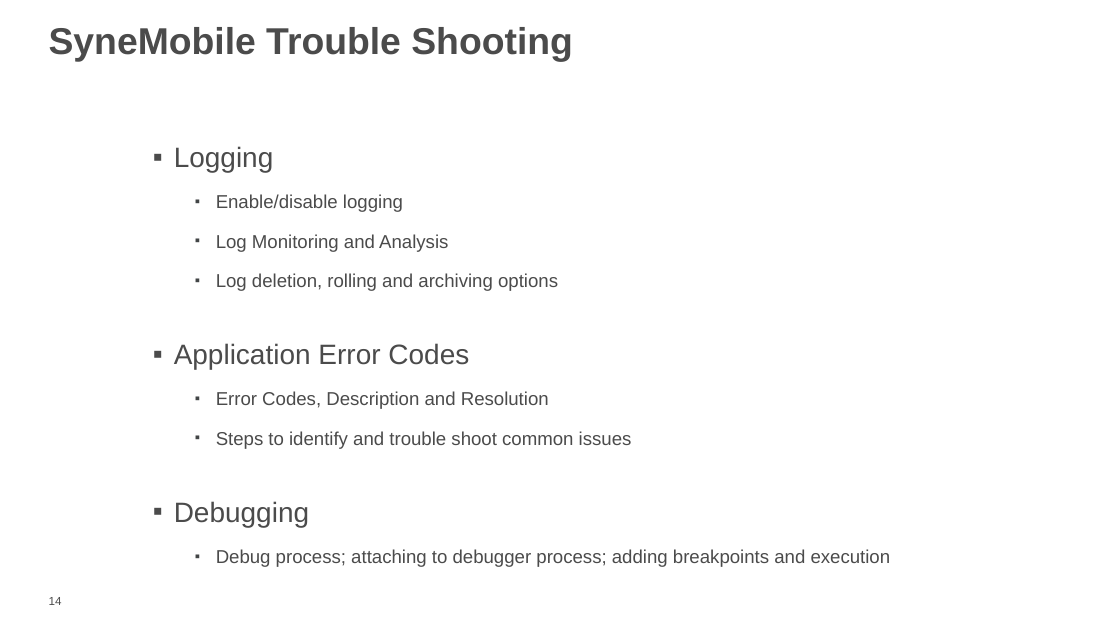
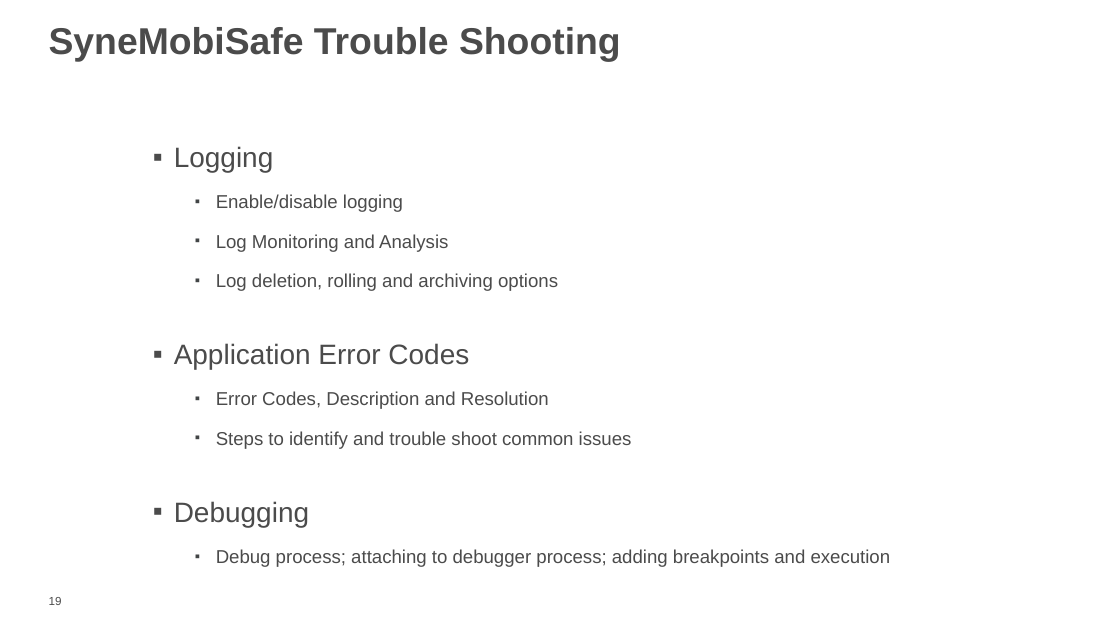
Before and after one commit to vishal1785/TestDemo, a slide deck: slide 19 of 1lb/from Asma/training/OnShore_Training_Vishal_Bhardwaj.pptx (slide 14 before the commit). Drawn at 1120x630 pixels with LibreOffice and Linux fonts; fonts in the diff are those of the drawing; background and template pictures are left out. Boxes give left, top, right and bottom in pixels: in the first picture for what was removed or moved away, otherwise in the second. Text is boxed around its words. In the diff, an @@ line names an element or a change of style, - is before the commit and + after.

```diff
--- a/1lb/from Asma/training/OnShore_Training_Vishal_Bhardwaj.pptx
+++ b/1lb/from Asma/training/OnShore_Training_Vishal_Bhardwaj.pptx
@@ text at bbox=[49, 27, 621, 62]: text changed @@
-SyneMobile Trouble Shooting
+SyneMobiSafe Trouble Shooting
@@ page number at bbox=[49, 597, 62, 605]: text changed @@
-14
+19
```
Also in this commit, not shown: 12 other slides changed, 1 slide added, 3 slides removed, 30 other files.
